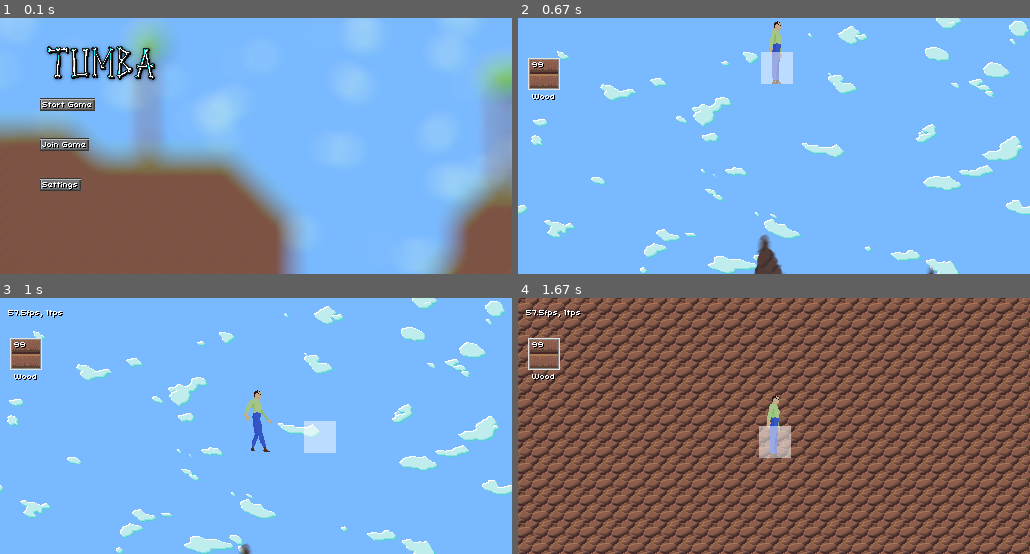
Above: before the commit, frames 1-4 (two rows, left to right).
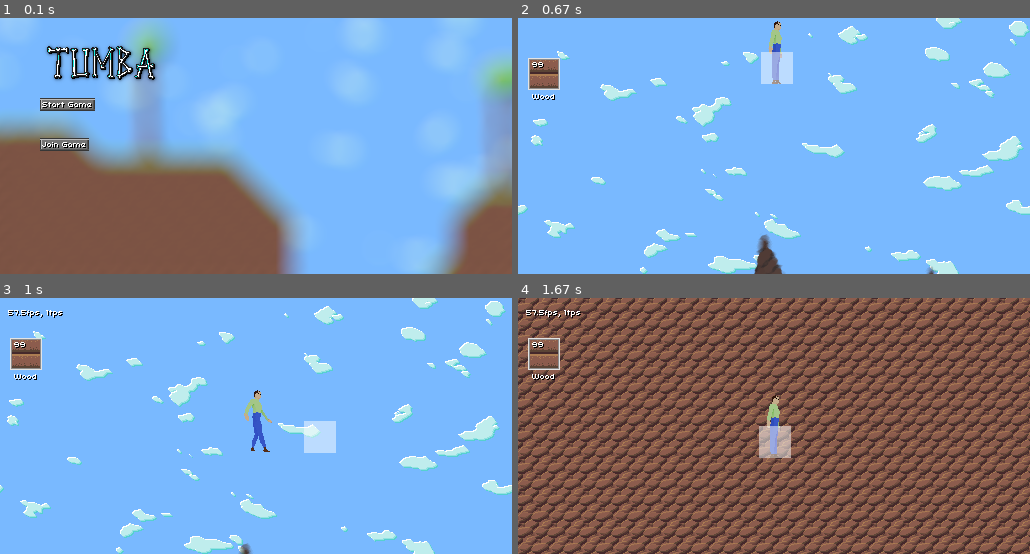
Above: after the commit, the same moments.

Repository: tumbagame/tumba
Game: pygame game, started from main.py
Same seed, same stepped clock (60 frames per second), same inputs: the game is played once before the commit and once after it.
Inputs (mouse positions are in pixels of both pictures, inside the frame that each line leads up to):
- Up to frame 1 (0.1 s): no input
- Up to frame 2 (0.67 s): click (584, 105) at 0.38 s
- Up to frame 3 (1 s): hold D from 0.67 s (still down); move the mouse to (419, 418) at 0.7 s
- Up to frame 4 (1.67 s): release D at 1.13 s; hold W 1.17-1.47 s; move the mouse to (651, 428) at 1.2 s; tap F at 1.23 s; right-click (615, 387) at 1.55 s

The runs differ from the first frame. In frame 1, 0.4% of the frame differs, in the area x 7-16%, y 62-68%; in frame 2, nothing differs; in frame 3, nothing differs; in frame 4, nothing differs.

Commit message:
Move settings back into game

Diff:
--- a/main.py
+++ b/main.py
@@ -136,13 +136,13 @@
         ui.Image("assets/sprites/title.png", 20, 20),
         ui.Button("Start Game", 40, 80, lambda: start_server(renderer, game)),
         ui.Button("Join Game", 40, 120),
-        ui.Button("Settings", 40, 160, lambda: show_settings(renderer)),
     )
 
     menu_gui = ui.GUI(
         ui.Label("Menu", 40, 40),
         ui.Button("Resume", 40, 80, lambda: resume_game(renderer)),
-        ui.Button("Quit", 40, 120, lambda: quit_game(renderer)),
+        ui.Button("Settings", 40, 120, lambda: show_settings(renderer)),
+        ui.Button("Quit", 40, 160, lambda: quit_game(renderer)),
     )
 
     inventory_gui = create_inventory_gui(game, renderer)
